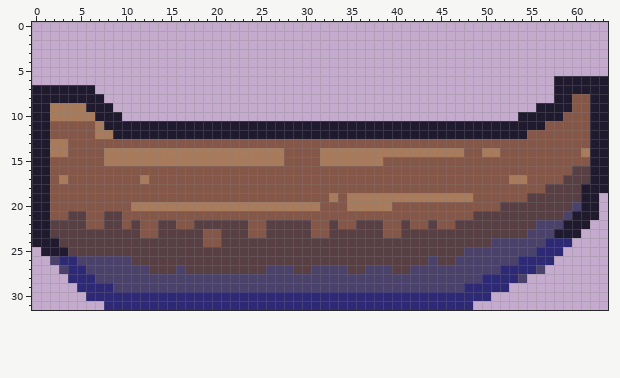
One commit to this pixel-art file: res/img/boat.aseprite. Above: the version before the commit.
64x32 pixels, 1 frame.
The same view after the edit:
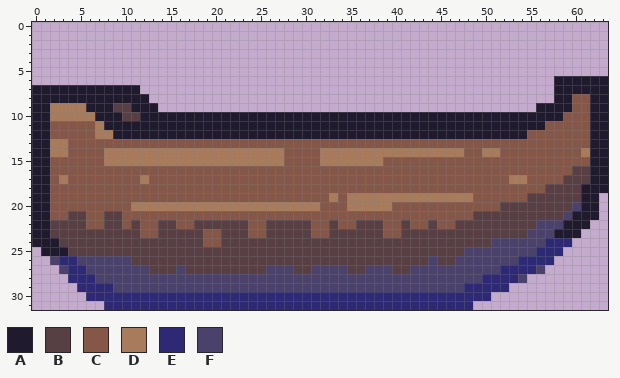
Palette (. is transparent): A #1f1a2e  B #573f44  C #855749  D #a77b5b  E #2d2975  F #4a426b
Changes in this commit:
layer "Layer 2" now shown
Layer "Layer 2":
The edit adds colour A in row 7 at x 7 to 11; in row 8 at x 8 to 12; in row 9 at x 11 to 13; in row 10 at x 12 to 53.
The edit adds colour B in row 9 at x 9 to 10; in row 10 at x 10 to 11.
